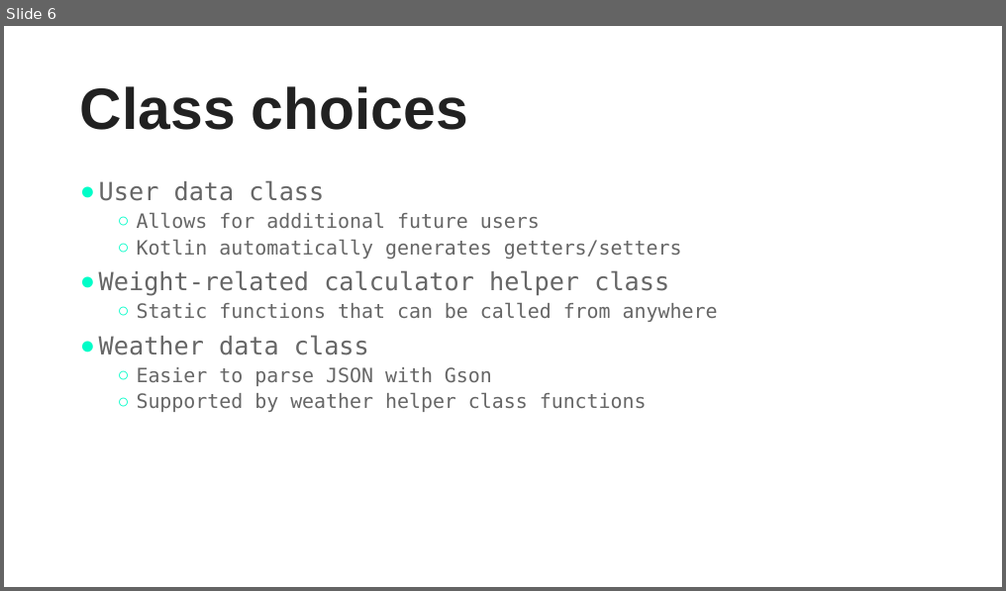
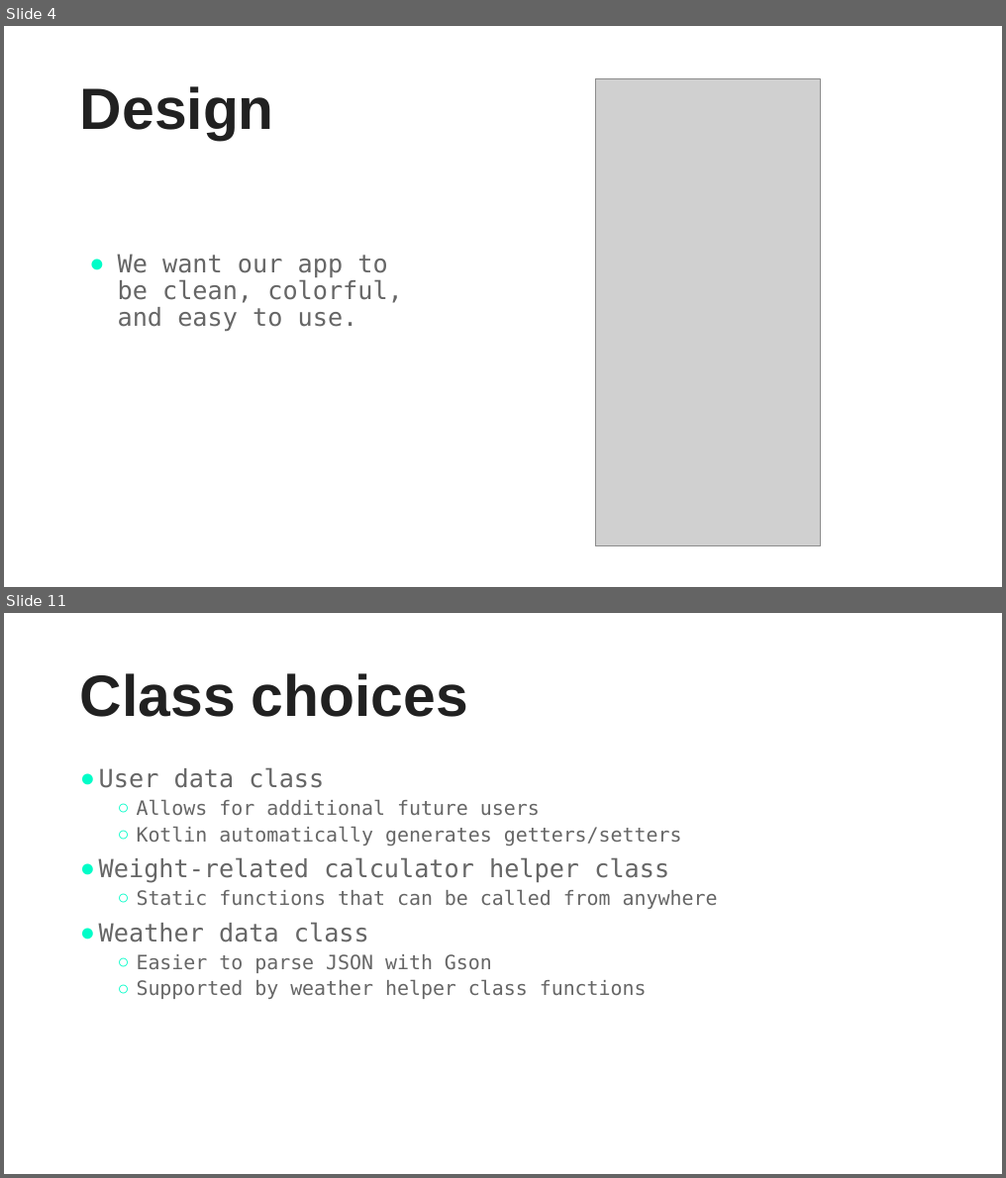
Before and after one commit to jcsullivan/CS6018Project, a slide deck: Part 1/LifestyleApp.pptx. Shown one above the other, each under a label of ours: slide 6 before the commit, slides 4 and 11 after it; the slides between them are not shown. The pictures are 1006x591 and 1006x1178 pixels, drawn with LibreOffice and Linux fonts; fonts in the diff are those of the drawing; grey boxes stand for pictures. Boxes give left, top, right and bottom in pixels: in the first picture for what was removed or moved away, otherwise in the second. Text is boxed around its words. In the diff, an @@ line names an element or a change of style, - is before the commit and + after.

```diff
--- a/Part 1/LifestyleApp.pptx
+++ b/Part 1/LifestyleApp.pptx
@@ slide 4 added at [4,26,1002,587], background #FFFFFF @@
@@ picture added at [595,78,820,547] @@
@@ title added at [80,86,274,140], 56 pt, text #212121, bold @@
+Design
@@ text added at [118,254,403,331], 24 pt, text #666666 @@
+● We want our app to be clean, colorful, and easy to use.
@@ what was slide 6 is now slide 11 @@
```
Also in this commit, not shown: 4 slides changed, 8 other slides added, 3 slides removed, 5 other files.
